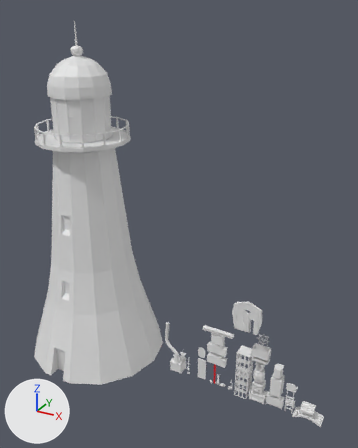
One commit to the Blender file Assets/Art/Blendfiles/All Game Assets as of 4-9-26.blend: the scene before it, then after it.
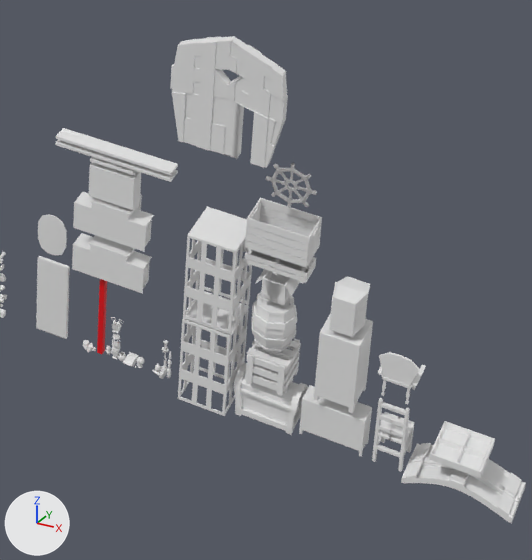
Old and new are each drawn whole from a 50 mm lens placed at (429.0, -993.0, 952.0), pointed at (-123.0, 11.0, 450.0) and again close up on the part from 53% to 91% of the width and 65% to 98% of the height. The lights are fixed; the arrows at lower left show +X, +Y and +Z. The older version's two pictures come first.

Objects in the first close-up: 'Barrel', 'Book_Open', 'Cabinet Closed', 'Cabinet Open', 'Cage', 'Chair', 'Chest', 'Crate_Hollow', 'Curved_Window', 'Door', 'Dresser', 'HandledCrate', 'Open_Cage', 'Rectangular_Mirror', 'Vertical_Drawer' and 25 more.
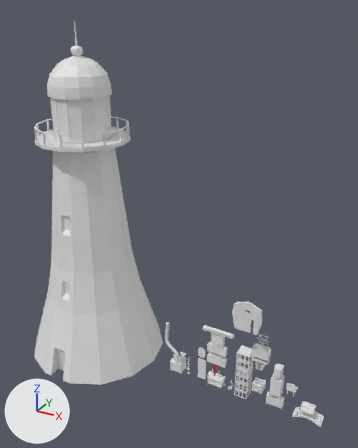
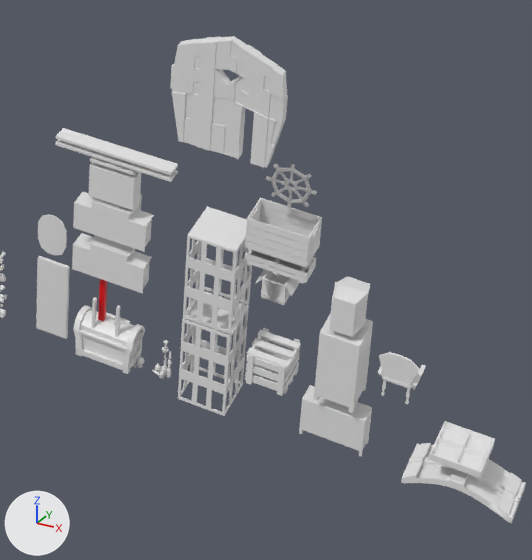
Boxes (x1, y1, x2, y2) around the edits, measured in the close-ups (532 x 560 px; the box of a moved part takes in the faces that stretch with it):
'Chest', moved
    before: (233, 362, 308, 435)
    after: (73, 305, 145, 374)
'Barrel', hidden
    before: (251, 293, 297, 352)
'Chair', hidden
    before: (372, 398, 414, 471)
'Cube', added
    after: (92, 297, 130, 337)
part 1 of me_cube_020, moved or reshaped (not visible afterwards)
    before: (123, 352, 138, 366)
part 2 of me_cube_034, moved or reshaped
    before: (245, 339, 300, 396)
    after: (245, 328, 300, 396)
part 3 of me_cube_009, built on
    before: (217, 105, 244, 158)
    after: (217, 105, 246, 159)

The edits, one by one:
me_cube_020 has 602 vertices, 598 faces and spans x -6.0..6.0, y -9.5..9.5, z -0.3..1.8.
me_cube_020 is used by ob_book_open; location (17.4, 0.0, 3.3); scale (0.585, 0.671, 0.61).
Part 1, on me_cube_020:
190 faces are deleted.
190 new faces join them.
me_cube_034 has 176 vertices, 132 faces and spans x -1.2..1.2, y -15.7..16.3, z -0.1..9.5.
me_cube_034 is used by ob_crate_hollow; location (120.5, 0.0, 33.2); scale (12.1, 0.93, 2.52).
Part 2, on me_cube_034:
60 faces are deleted.
60 new faces join them.
me_cube_009 is used by ob_door; location (76.2, 0.0, 200.1); rotation (0.0, 0.0, 1.571), in degrees (0, 0, 90); scale (18.6, 37.8, 37.8).
me_cube_009 had 741 vertices, 741 faces and spanned x -0.19..0.21, y -1.02..1.04, z 0.01..2.31.
me_cube_009 now has 757 vertices, 760 faces and spans x -0.19..0.21, y -1.02..1.04, z 0.01..2.31.
Part 3, on me_cube_009:
2 vertices are removed from x -0.18..0.18, y -0.27, z 0.56.
11 faces are deleted.
4 vertices in x -0.16..-0.13, y -0.15..-0.02, z 0.01 move by (0.0, 0.0, 0.01).
18 vertices are added at x -0.19..0.21, y -0.3, z 0.01..1.11.
30 new faces join them.
Mesh me_cube_021 is new.
It has 76 vertices, 69 faces and spans x 0.0..10.0, y -8.1..13.3, z 0.0..51.0.
Object 'Barrel' (ob_barrel) moves from (119.1, 0.0, 64.1) to (0.0, 0.0, 0.0).
Object 'Barrel' (ob_barrel) is now hidden.
Object 'Chair' (ob_chair) moves from (206.0, 0.0, 0.0) to (0.0, 0.0, 0.0).
Object 'Chair' (ob_chair) is now hidden.
Object 'Chest' (ob_chest) moves from (120.7, 0.0, 0.0) to (0.0, 0.0, 0.0).
Object 'Cube' (ob_cube) is new; it shows me_cube_021.
Its location is (0.0, 0.0, 0.0).
It gains a MIRROR modifier named 'Mirror'.
Modifier setting: use_clip = True.
